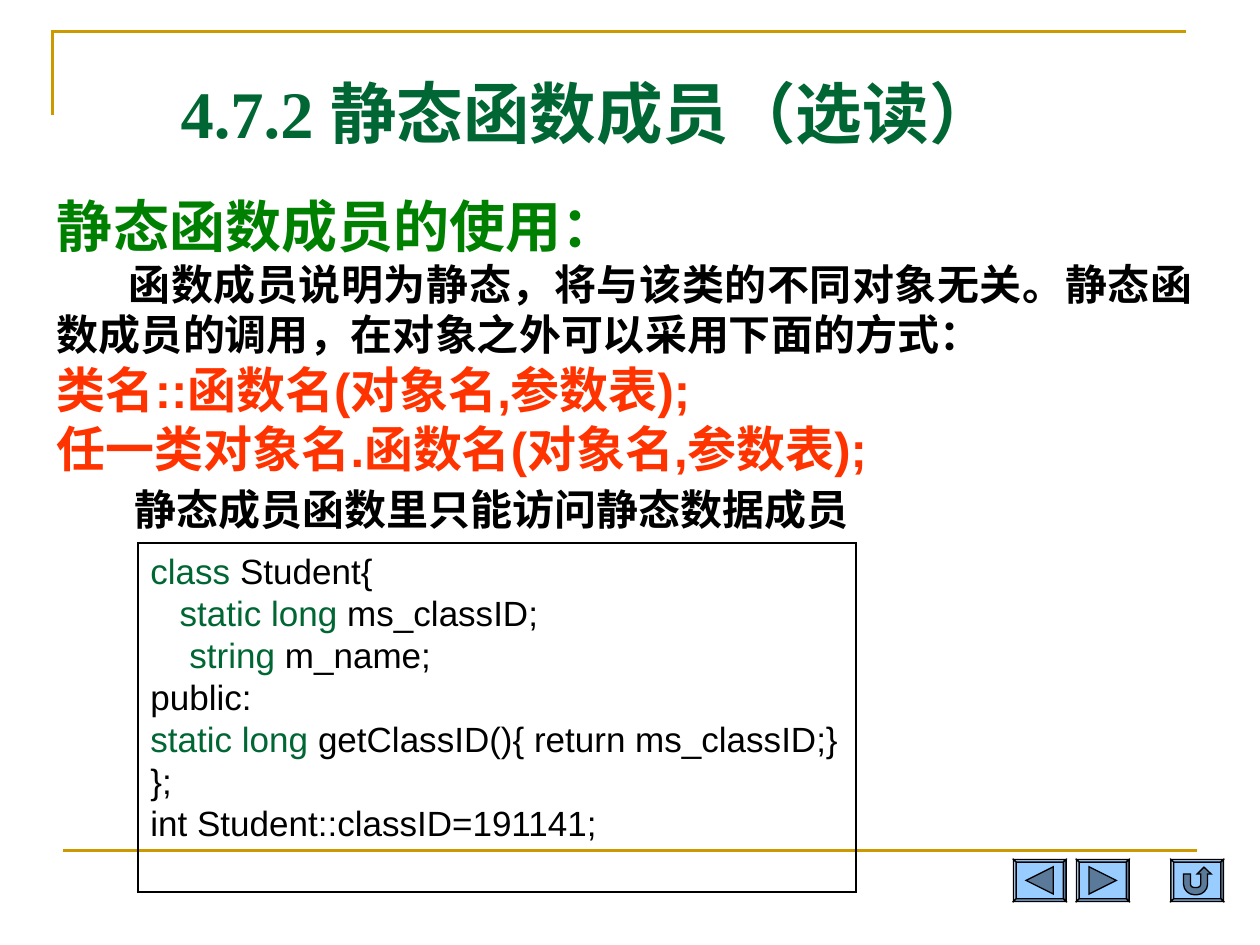
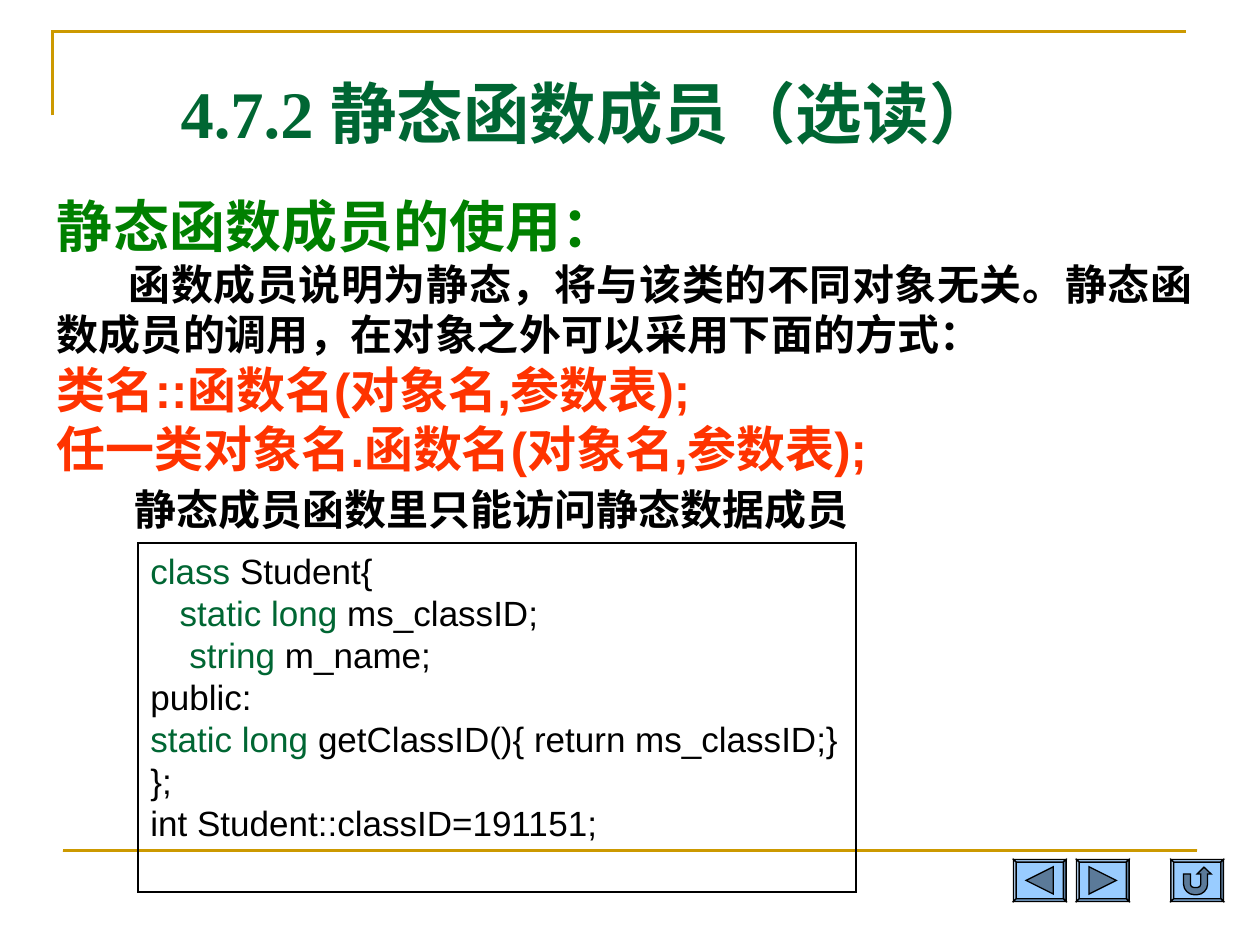
Before and after one commit to Changhe160/Changhe160.github.io, a slide deck: slide 65 of teachingRes/Cplusplus/unit04类与对象.ppt. Drawn at 1260x945 pixels with LibreOffice and Linux fonts; fonts in the diff are those of the drawing. Boxes give left, top, right and bottom in pixels: in the first picture for what was removed or moved away, otherwise in the second. Text is boxed around its words. In the diff, an @@ line names an element or a change of style, - is before the commit and + after.

```diff
--- a/teachingRes/Cplusplus/unit04类与对象.ppt
+++ b/teachingRes/Cplusplus/unit04类与对象.ppt
@@ text in rectangle at [150,810,597,841]: text changed @@
-int Student::classID=191141;
+int Student::classID=191151;
```
Also in this commit, not shown: 9 other slides changed, 2 slides added, 1 slide removed, 1 other file.
